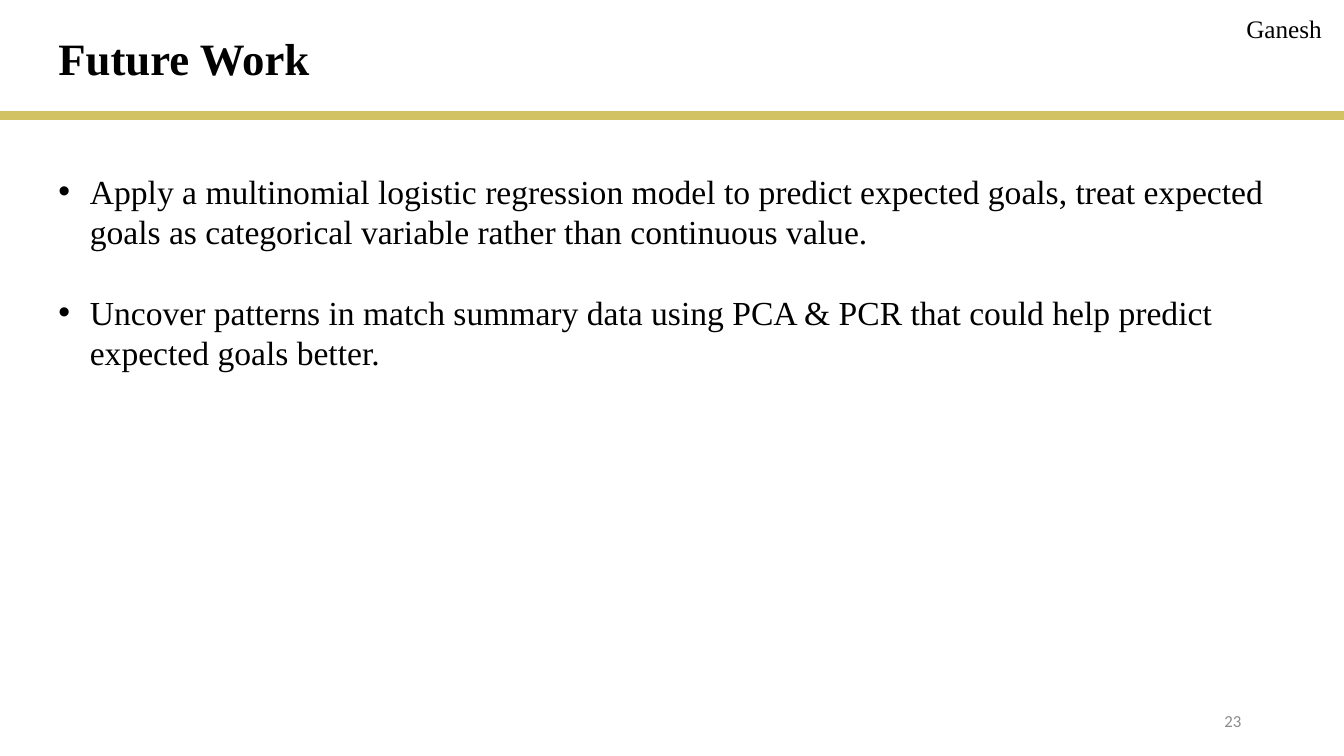
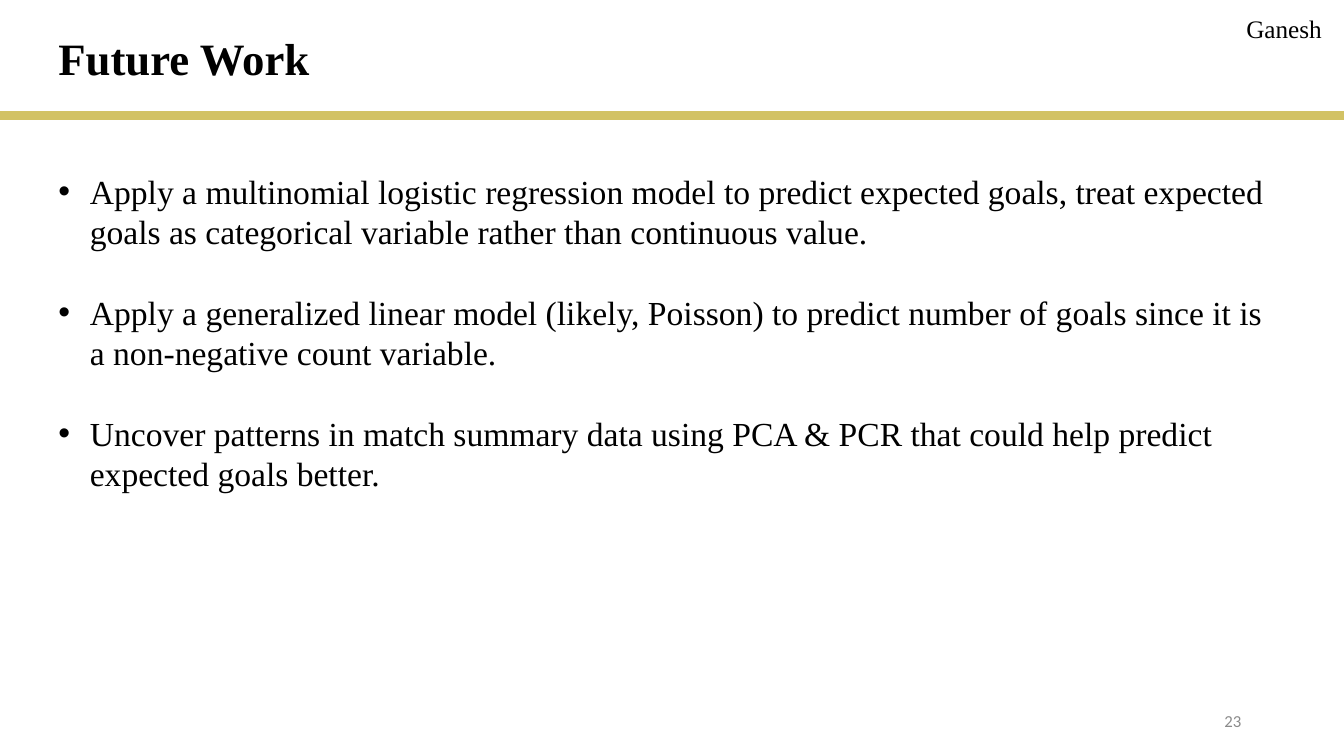
Before and after one commit to rmesina/T2_Codes-R-Us, a slide deck: slide 23 of final_project/T2_final_project.pptx. Drawn at 1344x756 pixels with LibreOffice and Linux fonts; fonts in the diff are those of the drawing. Boxes give left, top, right and bottom in pixels: in the first picture for what was removed or moved away, otherwise in the second. Text is boxed around its words. In the diff, an @@ line names an element or a change of style, - is before the commit and + after.

```diff
--- a/final_project/T2_final_project.pptx
+++ b/final_project/T2_final_project.pptx
@@ text at bbox=[90, 301, 1261, 372]: paragraph added @@
+• Apply a generalized linear model (likely, Poisson) to predict number of goals since it is a non-negative count variable.
```
Also in this commit, not shown: 1 other slide changed.
